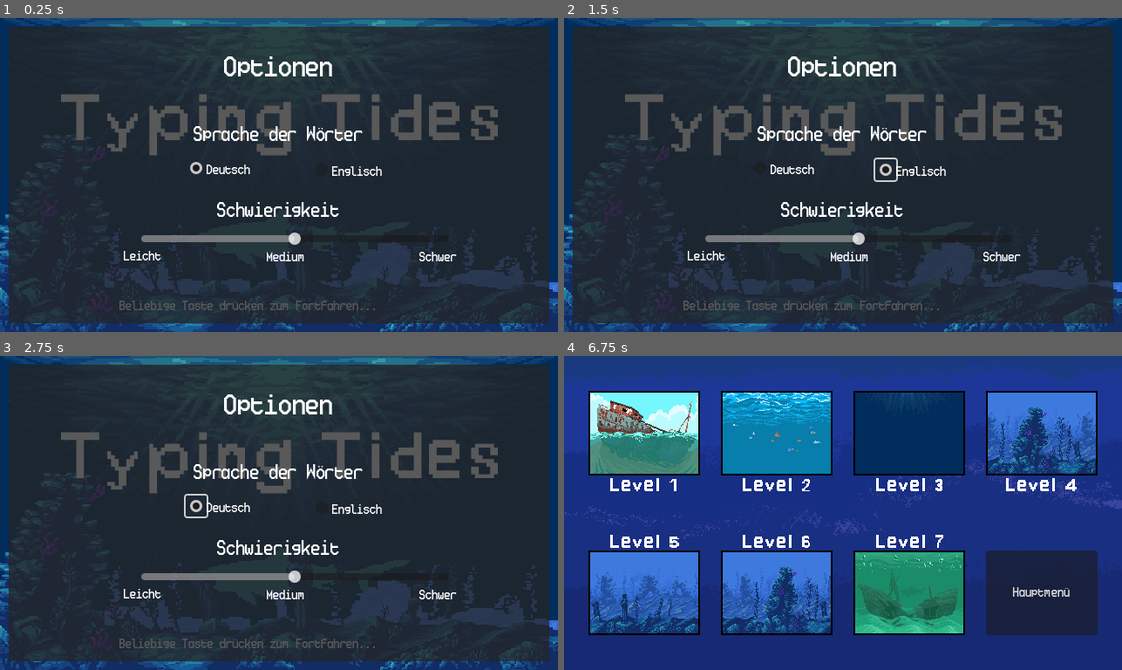
Above: before the commit, frames 1-4 (two rows, left to right).
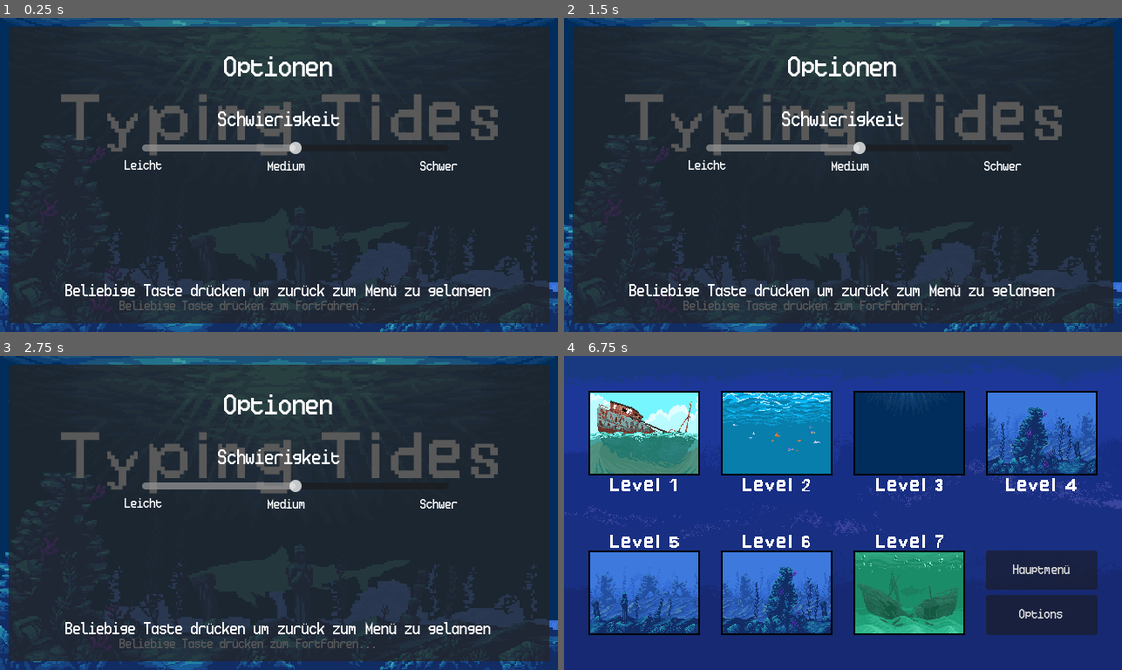
Above: after the commit, the same moments.

Repository: lehmius/typing-tides
Game: Godot game, scene res://scenes/options.tscn
The game is run twice, just before and just after one commit, with the same random seed, the same clock (stepped at 60 frames per second) and the same inputs. This scene is started directly instead of the project's main scene. The engine's default icon, where the game draws it, is replaced by a stand-in: a white triangle on a blue panel in a dark square.
Inputs (mouse positions are in pixels of both pictures, inside the frame that each line leads up to):
- Up to frame 1 (0.25 s): no input
- Up to frame 2 (1.5 s): click (759, 168) at 0.52 s; click (887, 168) at 1.27 s
- Up to frame 3 (2.75 s): click (195, 506) at 2.02 s
- Up to frame 4 (6.75 s): click (887, 506) at 2.77 s; click (759, 506) at 3.52 s; click (887, 506) at 4.27 s; tap Enter at 5 s; move the mouse to (965, 497) at 5.02 s; click (965, 497) at 5.17 s; click "Los gehts!" at 5.75 s; tap Space at 6.5 s; move the mouse to (731, 528) at 6.52 s; click (731, 528) at 6.67 s

The runs differ from the first frame. In frame 1, 4.9% of the frame differs, in the area x 11-88%, y 29-89%; in frame 2, 5.0%; in frame 3, 5.0%; in frame 4, 0.7%.

Commit message:
Add options menu, difficulty slider and ability to remove popups with keypresses

Diff:
--- a/scenes/level_select.tscn
+++ b/scenes/level_select.tscn
@@ -80,10 +80,18 @@
 offset_bottom = 320.0
 
 [node name="Button-3" type="Button" parent="ButtonContainer"]
-custom_minimum_size = Vector2(128, 97)
+custom_minimum_size = Vector2(128, 45)
 layout_mode = 0
 offset_left = 484.0
 offset_top = 223.0
 offset_right = 612.0
+offset_bottom = 268.0
+text = "Hauptmenü"
+
+[node name="ButtonOpt" type="Button" parent="."]
+layout_mode = 0
+offset_left = 484.0
+offset_top = 274.0
+offset_right = 612.0
 offset_bottom = 320.0
-text = "Hauptmenü"
+text = "Options"
--- a/scenes/options.tscn
+++ b/scenes/options.tscn
@@ -27,87 +27,57 @@
 
 [node name="HSlider" type="HSlider" parent="Popup"]
 layout_mode = 0
-offset_left = 162.0
-offset_top = 245.0
-offset_right = 514.0
-offset_bottom = 261.0
+offset_left = 163.0
+offset_top = 141.0
+offset_right = 515.0
+offset_bottom = 157.0
 value = 50.0
-
-[node name="deutsch" type="CheckBox" parent="Popup"]
-layout_mode = 0
-offset_left = 213.0
-offset_top = 160.0
-offset_right = 237.0
-offset_bottom = 184.0
-
-[node name="englisch" type="CheckBox" parent="Popup"]
-layout_mode = 0
-offset_left = 357.0
-offset_top = 162.0
-offset_right = 381.0
-offset_bottom = 186.0
 
 [node name="VBoxContainer" type="VBoxContainer" parent="Popup"]
 layout_mode = 0
 offset_right = 40.0
 offset_bottom = 40.0
 
-[node name="Label2" type="Label" parent="Popup"]
-layout_mode = 0
-offset_left = 237.0
-offset_top = 166.0
-offset_right = 290.0
-offset_bottom = 184.0
-text = "Deutsch"
-
-[node name="Label3" type="Label" parent="Popup"]
-layout_mode = 0
-offset_left = 381.0
-offset_top = 168.0
-offset_right = 439.0
-offset_bottom = 185.0
-text = "Englisch"
-
 [node name="Label4" type="Label" parent="Popup"]
 layout_mode = 0
-offset_left = 10.0
-offset_top = 208.0
-offset_right = 629.0
-offset_bottom = 254.0
+offset_left = 11.0
+offset_top = 104.0
+offset_right = 630.0
+offset_bottom = 150.0
 theme_override_font_sizes/font_size = 24
 text = "Schwierigkeit"
 horizontal_alignment = 1
 
 [node name="Label5" type="Label" parent="Popup"]
 layout_mode = 0
-offset_left = 142.0
-offset_top = 265.0
-offset_right = 186.0
-offset_bottom = 282.0
+offset_left = 143.0
+offset_top = 161.0
+offset_right = 187.0
+offset_bottom = 178.0
 text = "Leicht"
-
-[node name="Label" type="Label" parent="."]
-layout_mode = 0
-offset_left = 10.0
-offset_top = 121.0
-offset_right = 630.0
-offset_bottom = 154.0
-theme_override_font_sizes/font_size = 24
-text = "Sprache der Wörter"
-horizontal_alignment = 1
 
 [node name="Label5" type="Label" parent="."]
 layout_mode = 0
-offset_left = 306.0
-offset_top = 266.0
-offset_right = 351.0
-offset_bottom = 283.0
+offset_left = 307.0
+offset_top = 162.0
+offset_right = 352.0
+offset_bottom = 179.0
 text = "Medium"
 
 [node name="Label6" type="Label" parent="."]
 layout_mode = 0
-offset_left = 481.0
-offset_top = 266.0
-offset_right = 526.0
-offset_bottom = 283.0
+offset_left = 482.0
+offset_top = 162.0
+offset_right = 527.0
+offset_bottom = 179.0
 text = "Schwer"
+
+[node name="Label2" type="Label" parent="."]
+layout_mode = 0
+offset_left = 11.0
+offset_top = 303.0
+offset_right = 629.0
+offset_bottom = 331.0
+theme_override_font_sizes/font_size = 20
+text = "Beliebige Taste drücken um zurück zum Menü zu gelangen"
+horizontal_alignment = 1
--- a/scripts/enemy.gd
+++ b/scripts/enemy.gd
@@ -134,5 +134,5 @@
 	else:
 		maxProgress=1
 	relativeProgress=clamp(relativeProgress,0.1,maxProgress)
-	var speedToSet=baseSpeed+relativeProgress*150
+	var speedToSet=(baseSpeed+relativeProgress*150)*clamp(GlobalState.difficulty/50,0.25,10)
 	speed=speedToSet
--- a/scripts/game_state_handler.gd
+++ b/scripts/game_state_handler.gd
@@ -310,6 +310,7 @@
 	return GlobalState.levelID
 """
 Occupied levelIDs:
+	-5	=	Options
 	-4	=	Splash screen
 	-3	=	Mode select
 	-2	=	Level select
@@ -339,6 +340,8 @@
 	var scene:PackedScene
 
 	match GlobalState.getLevelID():
+		-5:
+			scene = load("res://scenes/options.tscn")
 		-4:
 			scene = load("res://scenes/welcome_splash_screen.tscn")
 		-3:
--- a/scripts/global_state.gd
+++ b/scripts/global_state.gd
@@ -7,7 +7,7 @@
 var currentScore:int = 0
 
 var isGerman:bool=true
-var difficulty:float=1
+var difficulty:float=50
 
 var playProjectileSound: bool = true
 var playSpawnSound: bool = true
--- a/scripts/informational_popup.gd
+++ b/scripts/informational_popup.gd
@@ -9,6 +9,10 @@
 	set_text(info.text)
 	button.pressed.connect(_on_button_down)
 
+func _input(event: InputEvent) -> void:
+	if event is InputEventKey and event.is_pressed() and not event.is_echo():
+		GlobalState.setUpaused()
+		self.queue_free()
 
 func _on_button_down() -> void:
 	GlobalState.setUpaused()
--- a/scripts/level_select.gd
+++ b/scripts/level_select.gd
@@ -1,10 +1,20 @@
 extends Control
+
+@onready var optionsBT = $"ButtonOpt"
 
 func _ready() -> void:
 	for button in $ButtonContainer.get_children():
 		if button is Button:
 			button.pressed.connect(onButtonPressed.bind(button))
 			button.mouse_entered.connect(onHover)
+	optionsBT.mouse_entered.connect(onHover)
+	optionsBT.pressed.connect(openOptions)
+
+func openOptions() -> void:
+	var options = load("res://scenes/options.tscn")
+	var optionsWindow=options.instantiate()
+	add_child(optionsWindow)
+
 ## Handler for if a button is pressed to set the correct levelID
 ##
 ## @returns: void
--- a/scripts/options.gd
+++ b/scripts/options.gd
@@ -1,19 +1,29 @@
 extends Control
 
-@onready var dbutton = $Popup/deutsch
-@onready var ebutton = $Popup/englisch
+#@onready var dbutton = $Popup/deutsch
+#@onready var ebutton = $Popup/englisch
 @onready var difficultySlider = $Popup/HSlider
 
 func _ready() -> void:
+	'''
 	var buttonGroup = ButtonGroup.new()
 	dbutton.button_group = buttonGroup
 	ebutton.button_group = buttonGroup
 	dbutton.button_pressed=true
 	dbutton.toggle_mode=true
 	ebutton.toggle_mode=true
-	difficultySlider.connect("value_changed",newDifficulty)
 	dbutton.connect("button_down",dButtonPressed)
 	ebutton.connect("button_down",eButtonPressed)
+	dbutton.mouse_entered.connect(hoverSound)
+	ebutton.mouse_entered.connect(hoverSound)
+	'''
+	difficultySlider.connect("value_changed",newDifficulty)
+	difficultySlider.mouse_entered.connect(hoverSound)
+	difficultySlider.value=GlobalState.difficulty
+
+
+func hoverSound() -> void:
+	SignalBus.buttonHover.emit()
 
 
 func eButtonPressed() -> void:
@@ -29,8 +39,9 @@
 
 func newDifficulty(newValue) -> void:
 	var value = newValue
-	GlobalState.difficulty=value/100
+	GlobalState.difficulty=value
 
 func _input(event: InputEvent) -> void:
 	if event is InputEventKey and event.is_pressed() and not event.is_echo():
+		SignalBus.loadLevel.emit(-2)
 		queue_free()
